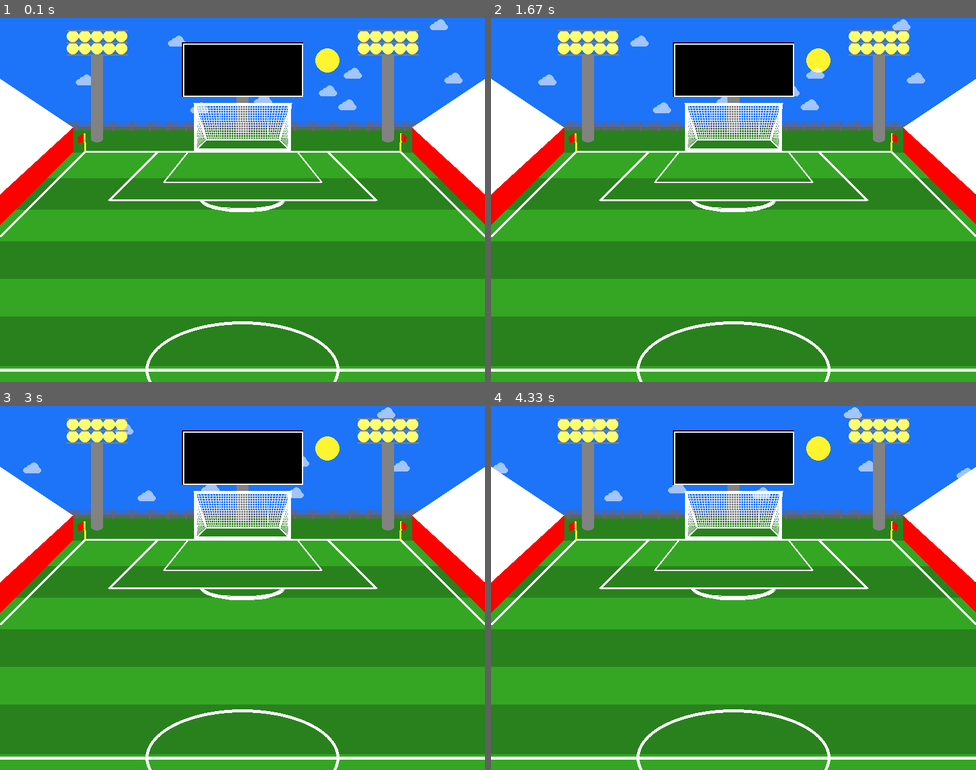
Above: before the commit, frames 1-4 (two rows, left to right).
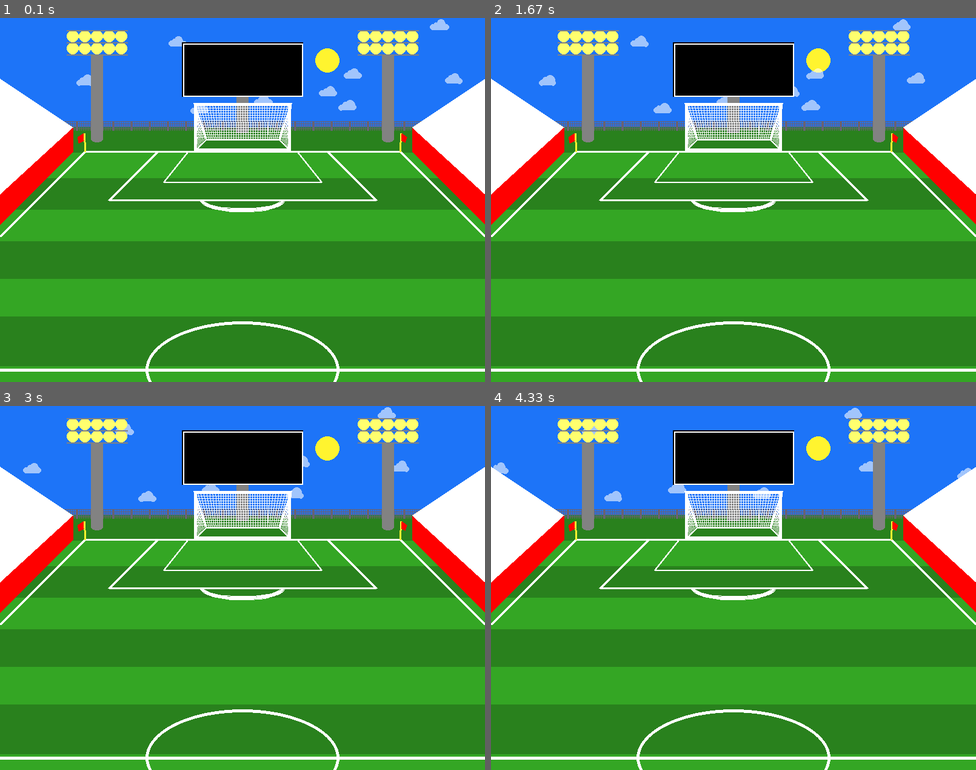
Above: after the commit, the same moments.

Repository: ythuang13/CS2520-Python
Game: pygame game, started from pygame/soccer_class.py
Two runs of this game, one before a commit and one after it. Both use one fixed random seed, a clock stepped at 60 frames per second and the inputs below.
Inputs:
- Up to frame 1 (0.1 s): no input
- Up to frame 2 (1.67 s): tap D at 0.33, 0.67 s
- Up to frame 3 (3 s): no input
- Up to frame 4 (4.33 s): no input

The runs differ from the first frame. In frame 1, less than 0.1% of the frame differs, in the area x 15-96%, y 0-27%; in frame 2, less than 0.1%, in the area x 9-90%, y 1-27%; in frame 3, less than 0.1%; in frame 4, less than 0.1%.

Commit message:
jiggle cloud

Diff:
--- a/pygame/soccer_class.py
+++ b/pygame/soccer_class.py
@@ -5,6 +5,7 @@
 import pygame
 import math
 import random
+from random import randint
 
 # color constant init (R, G, B)
 RED = (255, 0, 0)
@@ -171,12 +172,12 @@
         if cloud_color is None:
             cloud_color = WHITE
 
-        # TODO randomize cloud shape
-        pygame.draw.ellipse(self.SEE_THROUGH, cloud_color, [x, y + 8, 10, 10])
-        pygame.draw.ellipse(self.SEE_THROUGH, cloud_color, [x + 6, y + 4, 8, 8])
-        pygame.draw.ellipse(self.SEE_THROUGH, cloud_color, [x + 10, y, 16, 16])
-        pygame.draw.ellipse(self.SEE_THROUGH, cloud_color, [x + 20, y + 8, 10, 10])
-        pygame.draw.rect(self.SEE_THROUGH, cloud_color, [x + 6, y + 8, 18, 10])
+        # animate cloud jiggle
+        pygame.draw.ellipse(self.SEE_THROUGH, cloud_color, [x+randint(0,1), y+8+randint(0,1), 10+randint(-1,1), 10],)
+        pygame.draw.ellipse(self.SEE_THROUGH, cloud_color, [x+6+randint(0,1), y+4+randint(0,1), 8+randint(-1,1), 8])
+        pygame.draw.ellipse(self.SEE_THROUGH, cloud_color, [x+10+randint(0,1), y+randint(0,1), 16+randint(-1,1), 16])
+        pygame.draw.ellipse(self.SEE_THROUGH, cloud_color, [x+20+randint(0,1), y+8+randint(0,1), 10+randint(-1,1), 10])
+        pygame.draw.rect(self.SEE_THROUGH, cloud_color, [x+6, y+8, 18, 10])
 
     def draw_fence(self, screen, fence_color=None) -> None:
         """draw fence on screen with optional argument fence_color
